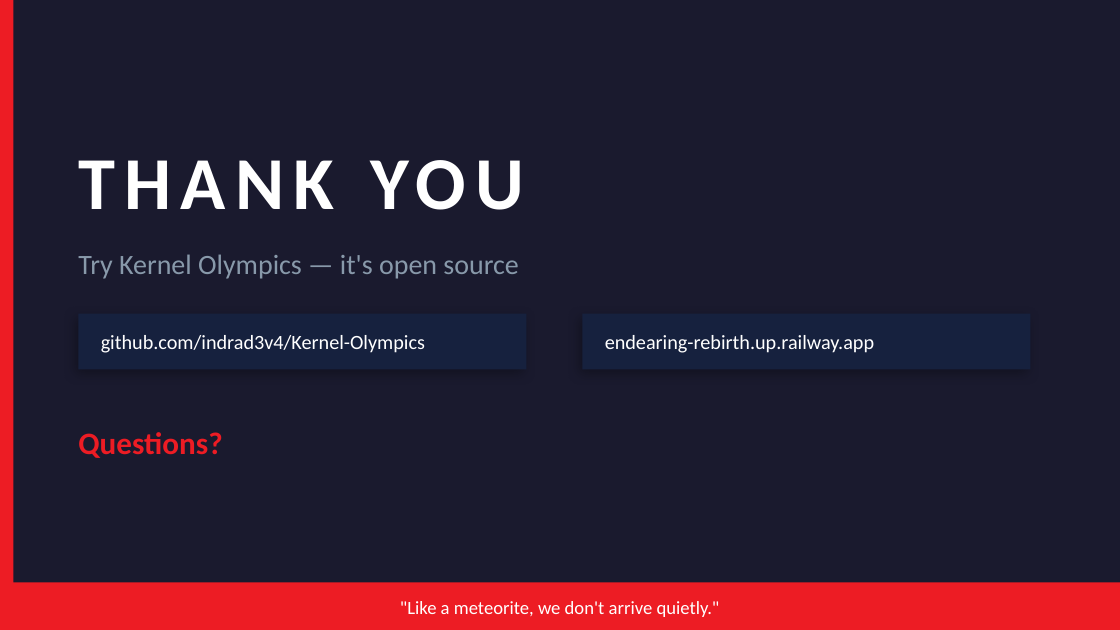
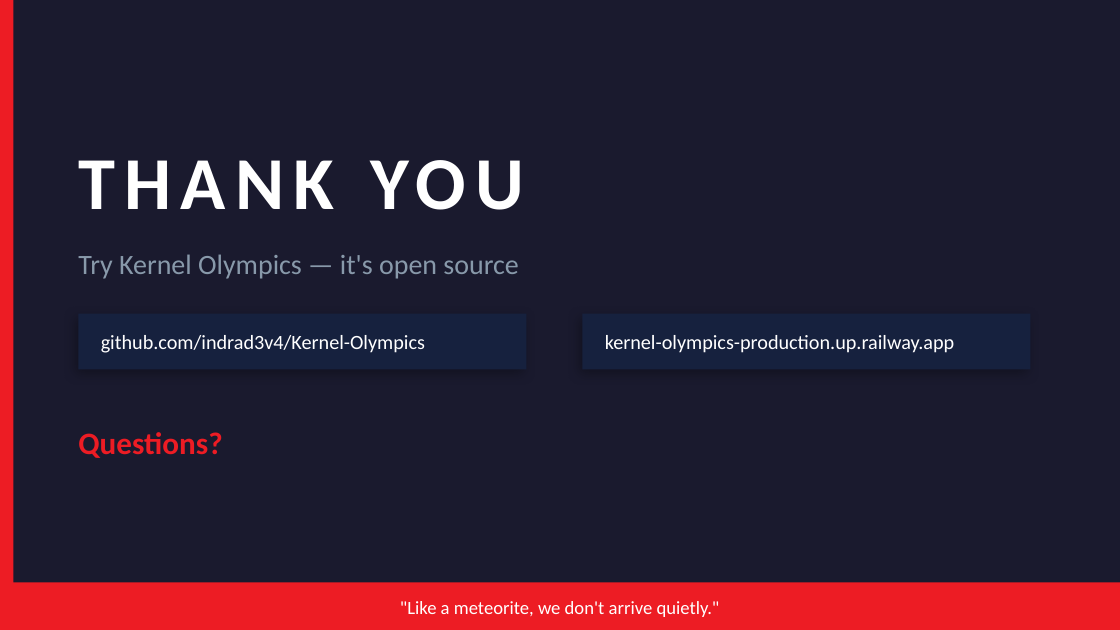
Before and after one commit to indrad3v4/Kernel-Olympics, a slide deck: slide 9 of slides/KernelOlympics_Deck.pptx. Drawn at 1120x630 pixels with LibreOffice and Linux fonts; fonts in the diff are those of the drawing. Boxes give left, top, right and bottom in pixels: in the first picture for what was removed or moved away, otherwise in the second. Text is boxed around its words. In the diff, an @@ line names an element or a change of style, - is before the commit and + after.

Commit message:
fix: update Railway URL to kernel-olympics-production.up.railway.app

```diff
--- a/slides/KernelOlympics_Deck.pptx
+++ b/slides/KernelOlympics_Deck.pptx
@@ text at <box>605,335,955,353</box>: text changed @@
-endearing-rebirth.up.railway.app
+kernel-olympics-production.up.railway.app
```
Also in this commit, not shown: 1 other slide changed, 3 other files.
